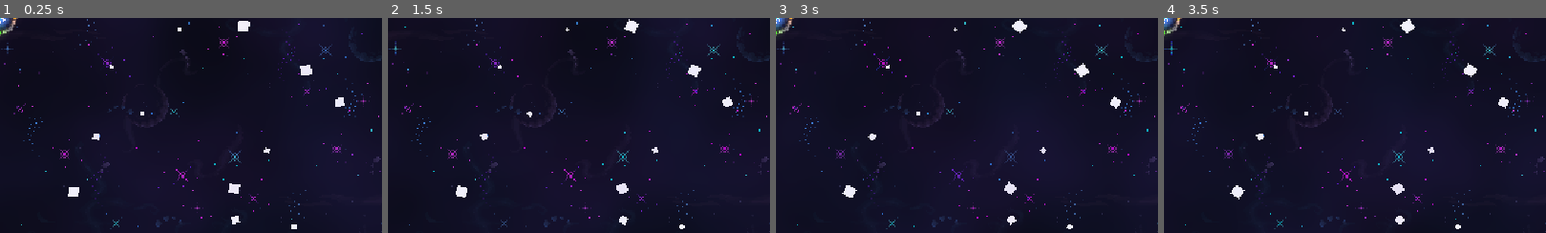
Above: before the commit, frames 1-4 (left to right).
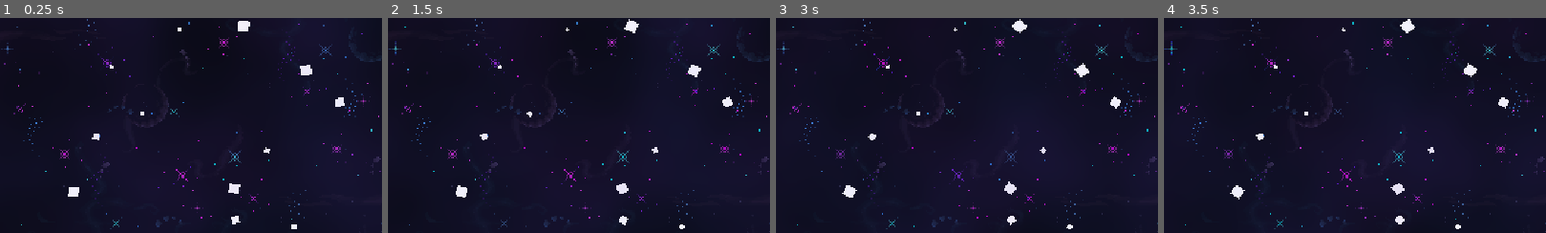
Above: after the commit, the same moments.

Repository: eee12342/New-Game
Game: Godot game, scene res://scenes/main.tscn
Two runs of this game, one before a commit and one after it. Both use one fixed random seed, a clock stepped at 60 frames per second and the inputs below. The engine's default icon, where the game draws it, is replaced by a stand-in: a white triangle on a blue panel in a dark square.
Inputs (mouse positions are % of the whole screen's width and height, from its top left):
- Up to frame 1 (0.25 s): no input
- Up to frame 2 (1.5 s): move the mouse to (72, 45) at 0.52 s; tap A (colour1) at 0.6 s; move the mouse to (30, 55) at 1.27 s; tap W (colour2) at 1.35 s
- Up to frame 3 (3 s): move the mouse to (60, 28) at 2.02 s; tap D (colour3) at 2.1 s; move the mouse to (45, 70) at 2.77 s; tap S (colour4) at 2.85 s
- Up to frame 4 (3.5 s): no input
The pictures show only the part of the screen within x 0-50%, y 0-50%; the shares and areas given below are measured in that part.

The runs differ from the first frame. In frame 1, 0.3% of the frame differs, in the area x 0-5%, y 0-9%; in frame 2, nothing differs; in frame 3, 0.3%; in frame 4, 0.3%.

Commit message:
Add basic state machine and State base class
Introduce a simple FSM for the player: add a State base class (states/State.gd) and a StateMachine node script (scenes/character/state_machine.gd) and wire it into the character scene. Also expose the character script as Player (class_name) and adjust a few scene properties in main.tscn (z_index and resource references). The StateMachine gathers child State nodes, connects their state_changed signal, and forwards update/physics update calls. Transition handling has a basic exit flow implemented; entering the new state is left as the next step.

Diff:
--- a/scenes/character/character.gd
+++ b/scenes/character/character.gd
@@ -1,4 +1,5 @@
 extends CharacterBody2D
+class_name Player
 
 
 @onready var sprite: AnimatedSprite2D = $Sprite
--- a/scenes/character/character.tscn
+++ b/scenes/character/character.tscn
@@ -11,6 +11,7 @@
 [ext_resource type="Texture2D" uid="uid://li0veinl82tf" path="res://art/Icon Art/OrangeFrameLight.png" id="9_oe6dy"]
 [ext_resource type="Texture2D" uid="uid://c12rbqhtrcu5u" path="res://art/Icon Art/PurpleFrameLight.png" id="10_cuvpk"]
 [ext_resource type="Texture2D" uid="uid://d05o1v2dj8m55" path="res://art/Icon Art/BlueFrameLight.png" id="11_rvcjf"]
+[ext_resource type="Script" uid="uid://drsnrnblva00j" path="res://scenes/character/state_machine.gd" id="8_bblvu"]
 
 [sub_resource type="CircleShape2D" id="CircleShape2D_cuyo6"]
 
@@ -212,3 +213,5 @@
 texture_filter = 1
 position = Vector2(-11, 0)
 texture = ExtResource("11_rvcjf")
+[node name="StateMachine" type="Node" parent="." unique_id=2005453981]
+script = ExtResource("8_bblvu")
--- /dev/null
+++ b/scenes/character/state_machine.gd
@@ -0,0 +1,34 @@
+extends Node
+
+
+var current_state: State
+var states: Dictionary = {}
+
+
+func _ready() -> void:
+	for child in get_children():
+		if child is State:
+			states[child.name] = child
+			child.state_changed.connect(_on_child_state_changed)
+
+
+func _process(delta: float) -> void:
+	if current_state:
+		current_state.update(delta)
+
+
+func _physics_process(delta: float) -> void:
+	if current_state:
+		current_state.update(delta)
+
+
+func _on_child_state_changed(state, new_state_name):
+	if state != current_state:
+		return
+
+	var new_state = states.get(new_state_name.lower())
+	if not new_state:
+		return
+
+	if current_state:
+		current_state.exit()
--- a/scenes/main.tscn
+++ b/scenes/main.tscn
@@ -1,6 +1,6 @@
 [gd_scene format=3 uid="uid://dctqyiq4smcbi"]
 
-[ext_resource type="PackedScene" uid="uid://dgnvd7x61fo5n" path="res://scenes/character/character.tscn" id="1_o5qli"]
+[ext_resource type="PackedScene" uid="uid://dctqyiq4smcbi" path="res://scenes/main.tscn" id="1_o5qli"]
 [ext_resource type="PackedScene" uid="uid://c7l0chwjkwn0j" path="res://scenes/enemy/enemy.tscn" id="2_0wfyh"]
 [ext_resource type="Shader" uid="uid://bsfsd20usidm7" path="res://art/Shaders/Scatter.gdshader" id="3_tbgi4"]
 [ext_resource type="Texture2D" uid="uid://cnxxlyg8vm7d" path="res://scenes/BackgroundArt/GalaxySkyBG.png" id="3_tefeu"]
@@ -63,10 +63,12 @@
 [node name="Main" type="Node2D" unique_id=264343159]
 
 [node name="Character" parent="." unique_id=628092636 instance=ExtResource("1_o5qli")]
+z_index = 1
 scale = Vector2(1, 1)
 speed = 450.0
 
 [node name="Enemies" type="Node2D" parent="." unique_id=1966949581]
+z_index = 1
 
 [node name="Enemy" parent="Enemies" unique_id=243331702 instance=ExtResource("2_0wfyh")]
 position = Vector2(914, 246)
--- /dev/null
+++ b/states/State.gd
@@ -0,0 +1,21 @@
+extends Node
+class_name State
+
+
+signal state_changed
+
+
+func enter():
+	pass
+
+
+func exit():
+	pass
+
+
+func update(_delta: float) -> void:
+	pass
+
+
+func physics_update(_delta: float) -> void:
+	pass
Not shown, added: scenes/character/state_machine.gd.uid
Not shown, added: states/State.gd.uid
